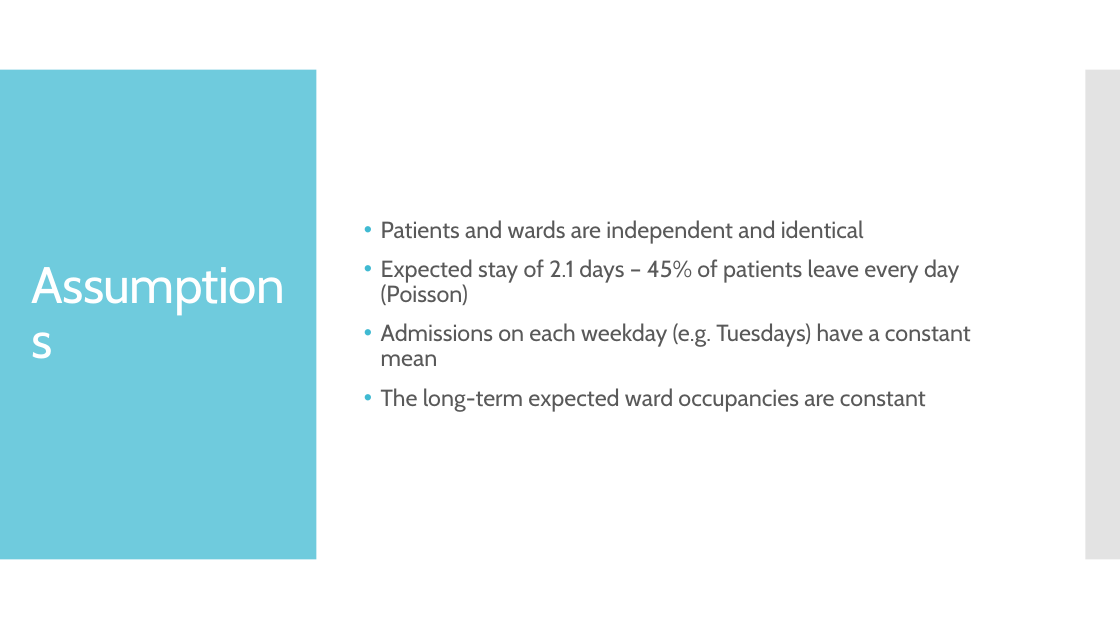
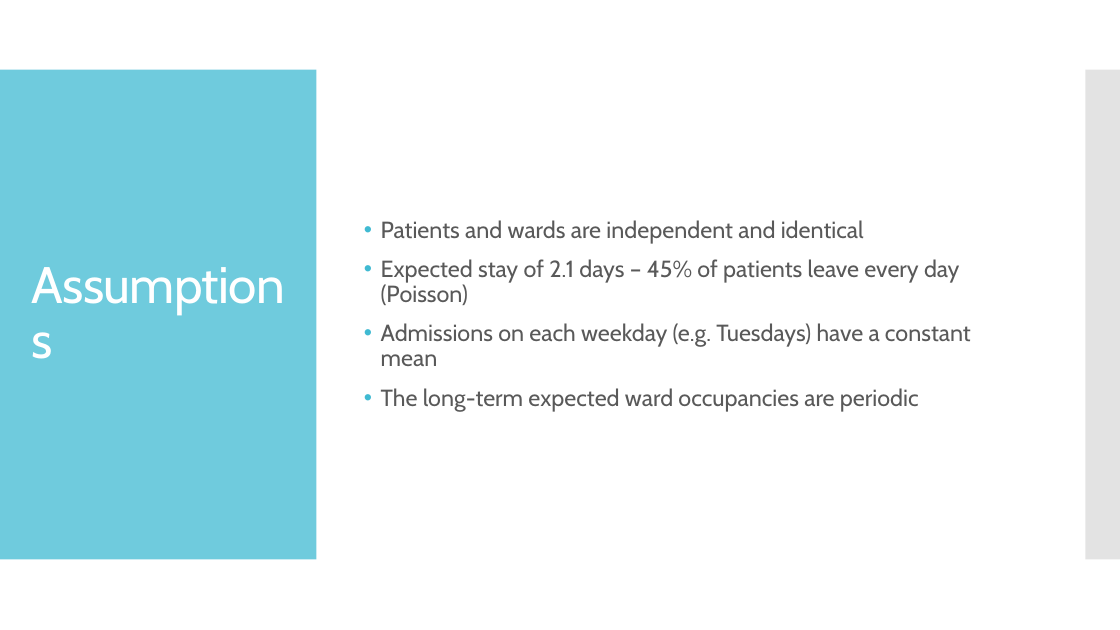
Before and after one commit to loganbwu/ENGSCI-355-Project-1, a slide deck: slide 3 of Presentation/Presentation.pptx. Drawn at 1120x630 pixels with LibreOffice and Linux fonts; fonts in the diff are those of the drawing; background and template pictures are left out. Boxes give left, top, right and bottom in pixels: in the first picture for what was removed or moved away, otherwise in the second. Text is boxed around its words. In the diff, an @@ line names an element or a change of style, - is before the commit and + after.

```diff
--- a/Presentation/Presentation.pptx
+++ b/Presentation/Presentation.pptx
@@ text at (381,388,919,412): text changed @@
-• The long-term expected ward occupancies are constant
+• The long-term expected ward occupancies are periodic
```
Also in this commit, not shown: 3 other files.
